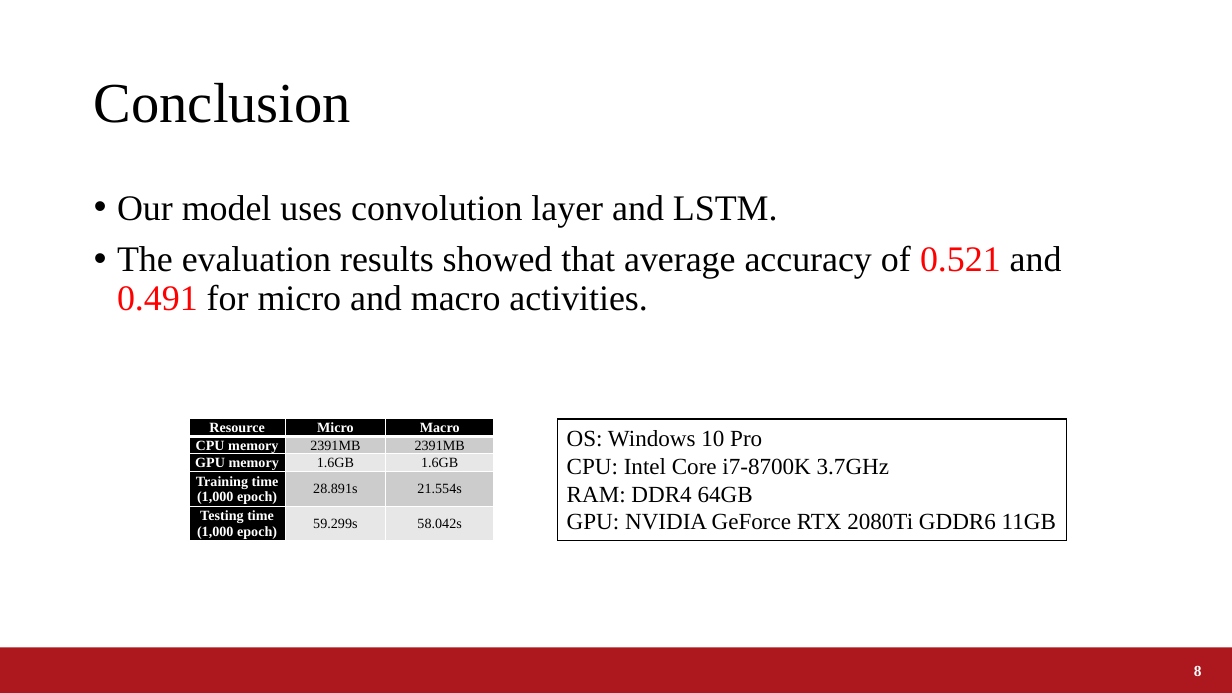
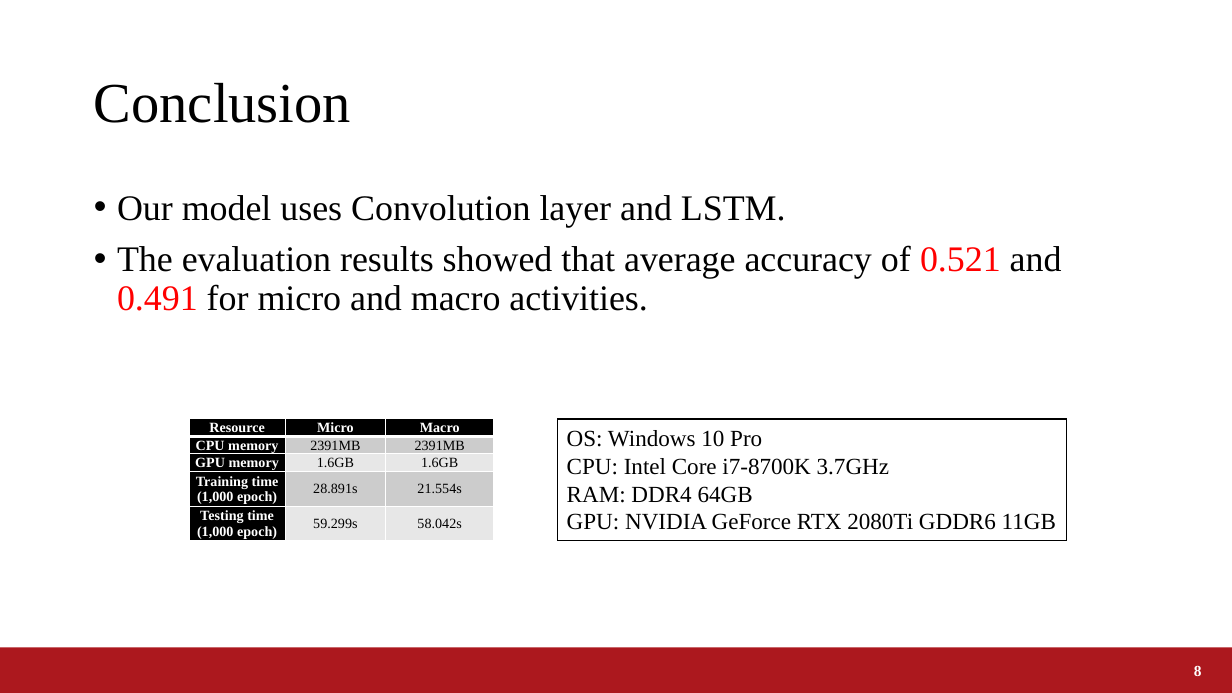
Before and after one commit to a2h1r0/lab, a slide deck: slide 8 of paper/ABC2020CookingChallenge/ABC2020_Fujii.pptx. Drawn at 1232x693 pixels with LibreOffice and Linux fonts; fonts in the diff are those of the drawing; background and template pictures are left out. Boxes give left, top, right and bottom in pixels: in the first picture for what was removed or moved away, otherwise in the second. Text is boxed around its words. In the diff, an @@ line names an element or a change of style, - is before the commit and + after.

```diff
--- a/paper/ABC2020CookingChallenge/ABC2020_Fujii.pptx
+++ b/paper/ABC2020CookingChallenge/ABC2020_Fujii.pptx
@@ text at box(117, 195, 786, 227): text changed @@
-• Our model uses convolution layer and LSTM.
+• Our model uses Convolution layer and LSTM.
```
